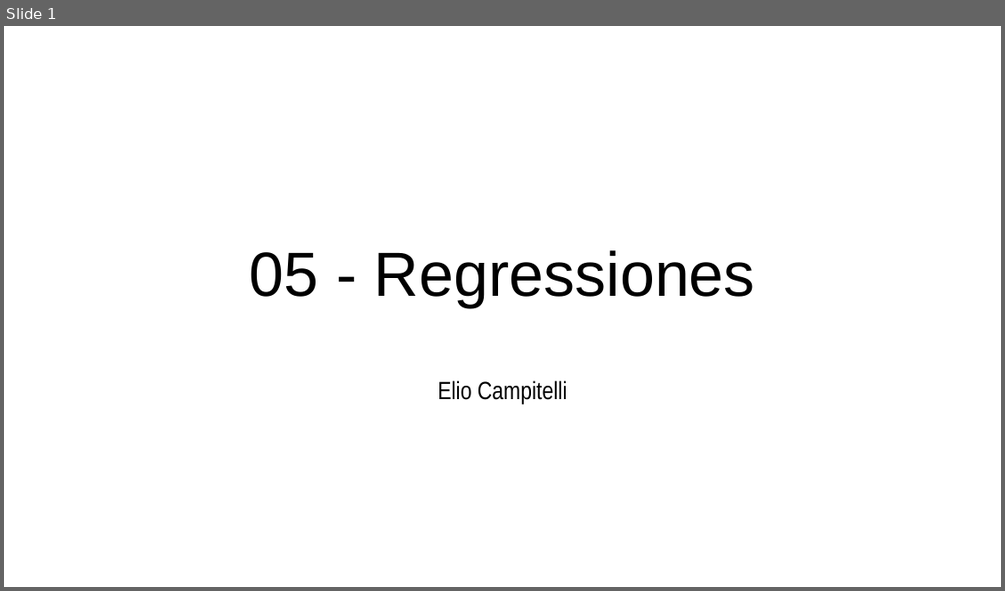
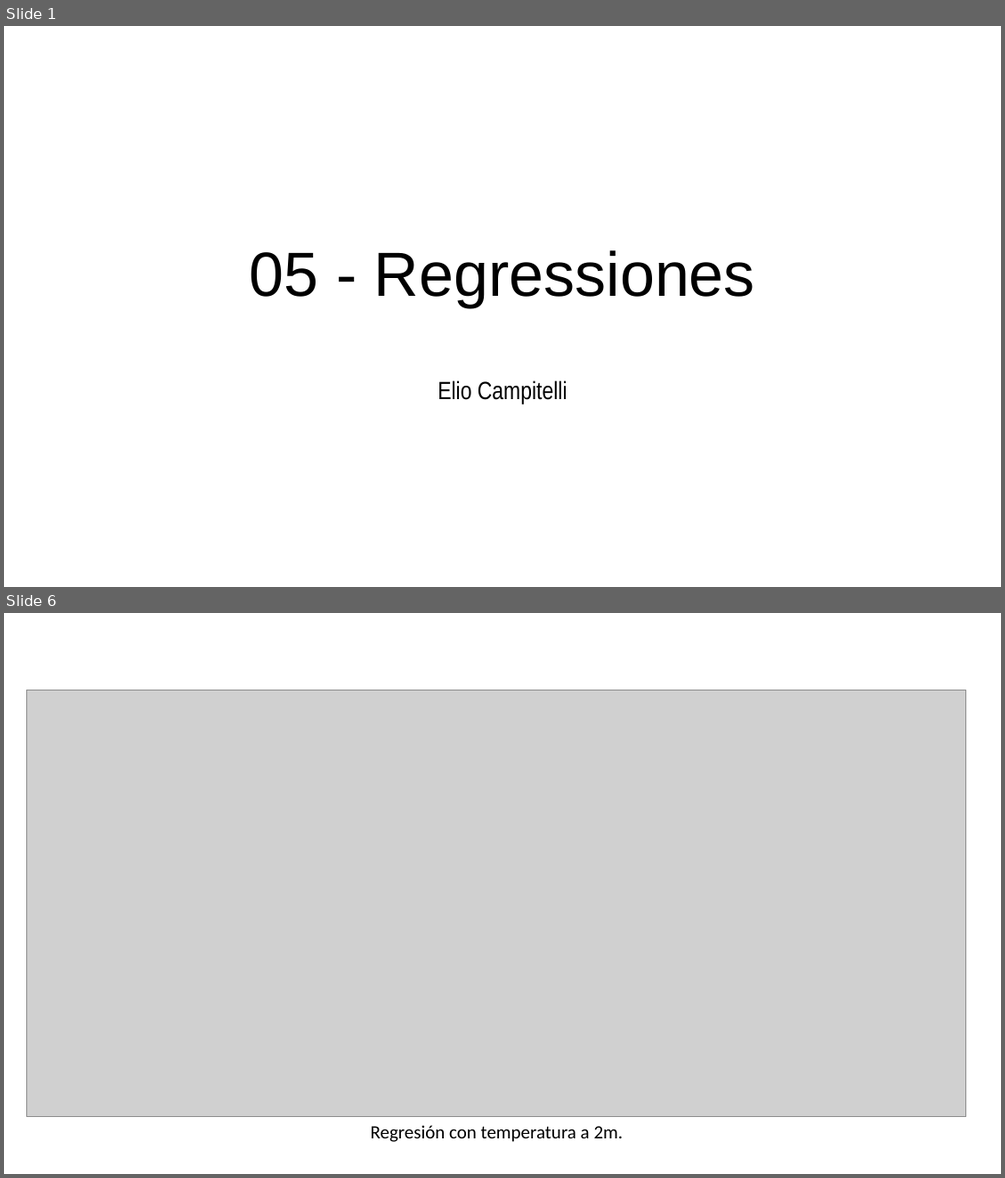
Before and after one commit to eliocamp/onda3, a slide deck: 05-regressiones.pptx. Shown one above the other, each under a label of ours: slide 1 before the commit, slides 1 and 6 after it; the slides between them are not shown. The pictures are 1005x591 and 1005x1178 pixels, drawn with LibreOffice and Linux fonts; fonts in the diff are those of the drawing; grey boxes stand for pictures. Boxes give left, top, right and bottom in pixels: in the first picture for what was removed or moved away, otherwise in the second. Text is boxed around its words. In the diff, an @@ line names an element or a change of style, - is before the commit and + after.

```diff
--- a/05-regressiones.pptx
+++ b/05-regressiones.pptx
@@ slide 6 added at (x1=4, y1=613, x2=1001, y2=1174), background #FFFFFF @@
@@ picture added at (x1=27, y1=690, x2=966, y2=1117) @@
@@ text added at (x1=371, y1=1125, x2=623, y2=1142), 18 pt, text #000000 @@
+Regresión con temperatura a 2m.
```
Also in this commit, not shown: 3 other slides added, 2 slides removed, 5 other files.
